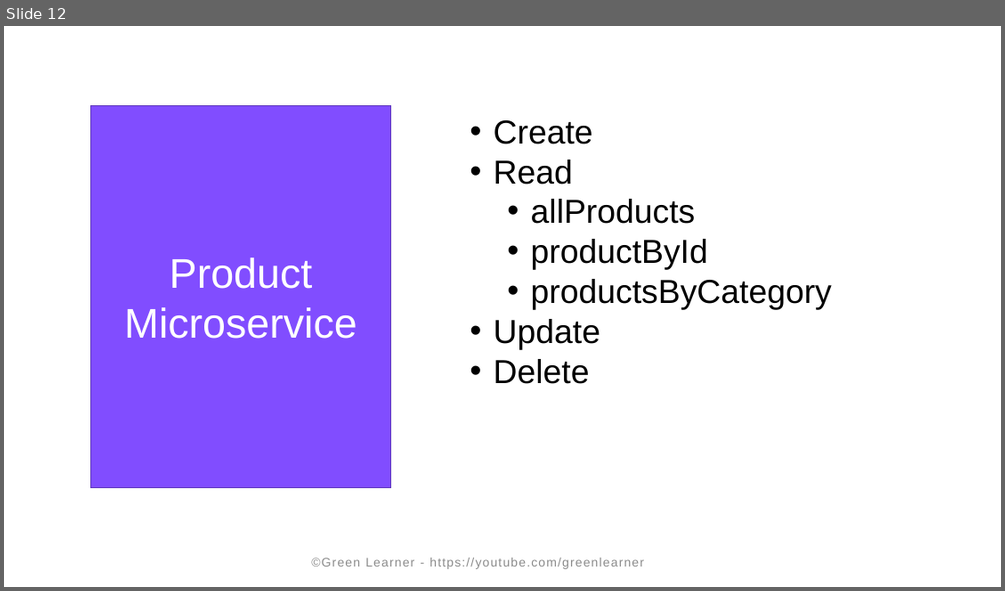
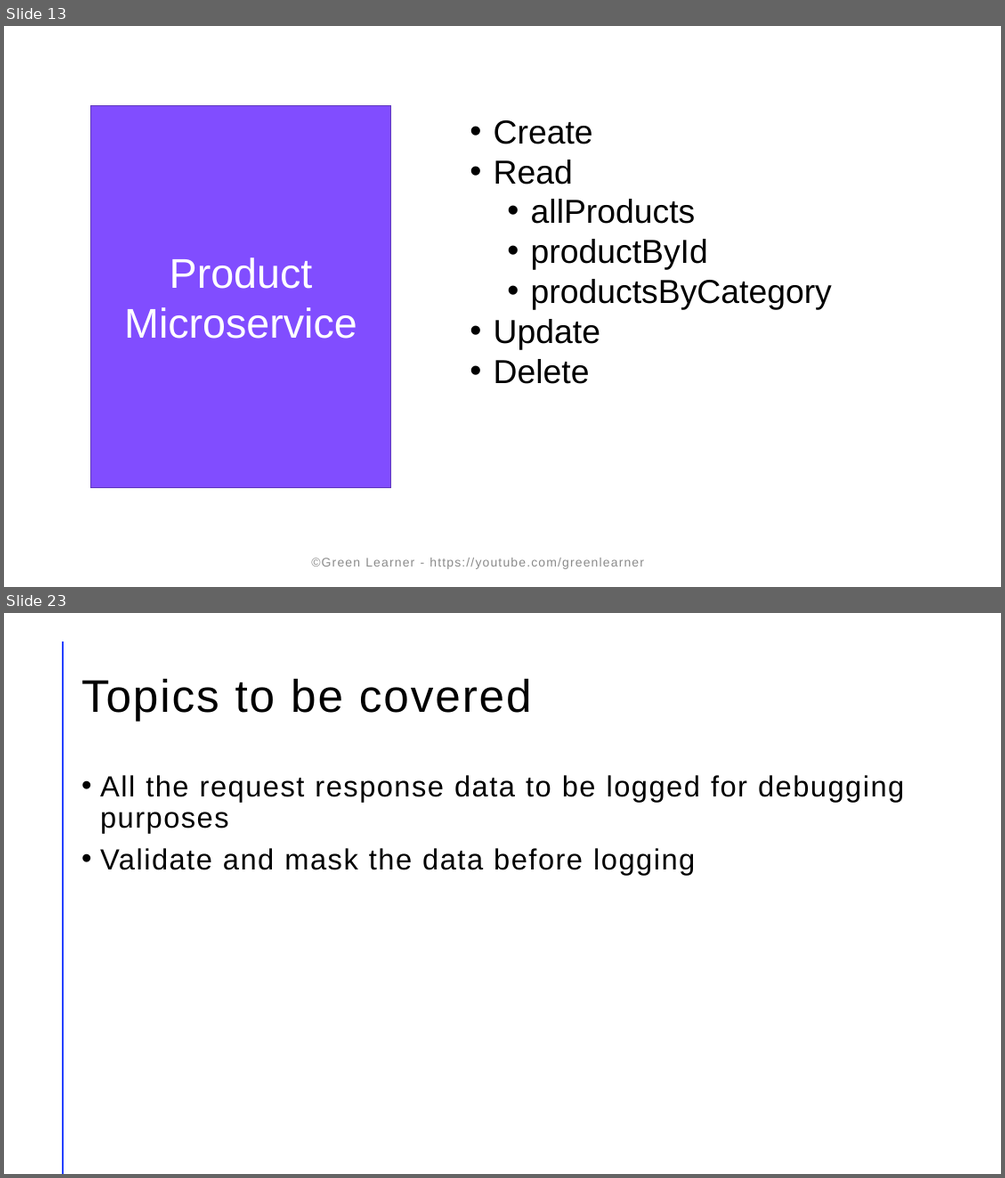
Before and after one commit to codefarm0/microservices-projects-store, a slide deck: Online-Shopping-Portal/microservices-demo.pptx. Shown one above the other, each under a label of ours: slide 12 before the commit, slides 13 and 23 after it; the slides between them are not shown. The pictures are 1005x591 and 1005x1178 pixels, drawn with LibreOffice and Linux fonts; fonts in the diff are those of the drawing. Boxes give left, top, right and bottom in pixels: in the first picture for what was removed or moved away, otherwise in the second. Text is boxed around its words. In the diff, an @@ line names an element or a change of style, - is before the commit and + after.

```diff
--- a/Online-Shopping-Portal/microservices-demo.pptx
+++ b/Online-Shopping-Portal/microservices-demo.pptx
@@ slide 23 added at [4,613,1001,1174], background #FFFFFF @@
@@ line added from (63, 642) to (63, 1173), #FF9022 2 pt @@
@@ title added at [81,678,532,721], 44 pt, text #000000 @@
+Topics to be covered
@@ text added at [100,775,904,875], 28 pt, text #000000 @@
+• All the request response data to be logged for debugging purposes
+• Validate and mask the data before logging
@@ what was slide 12 is now slide 13 @@
```
Also in this commit, not shown: 1 slide changed, 10 other slides added, 13 other files.
